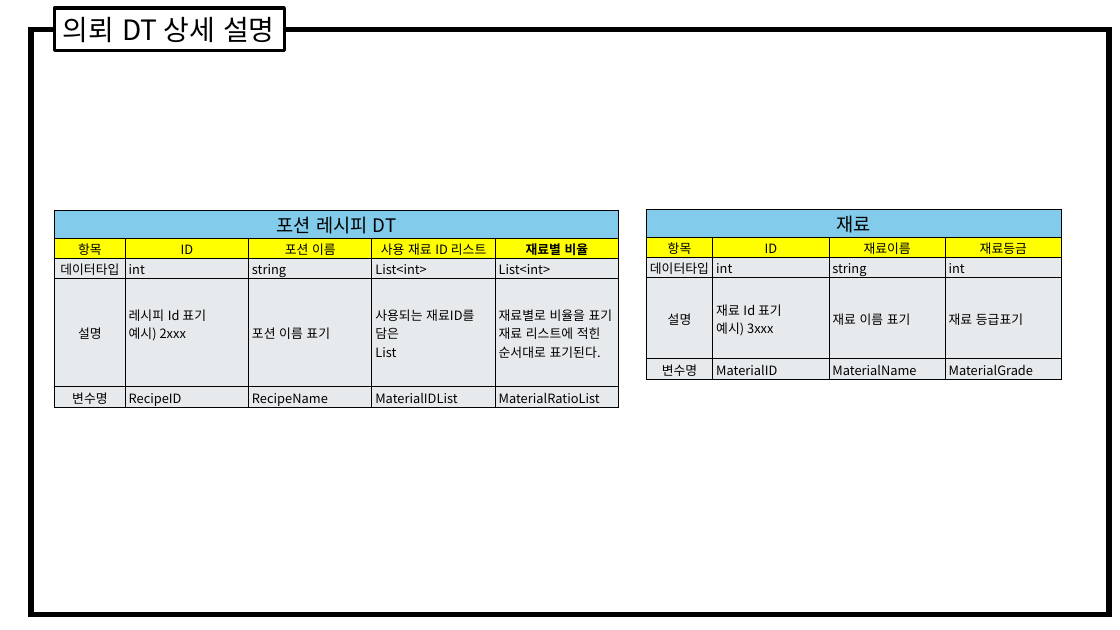
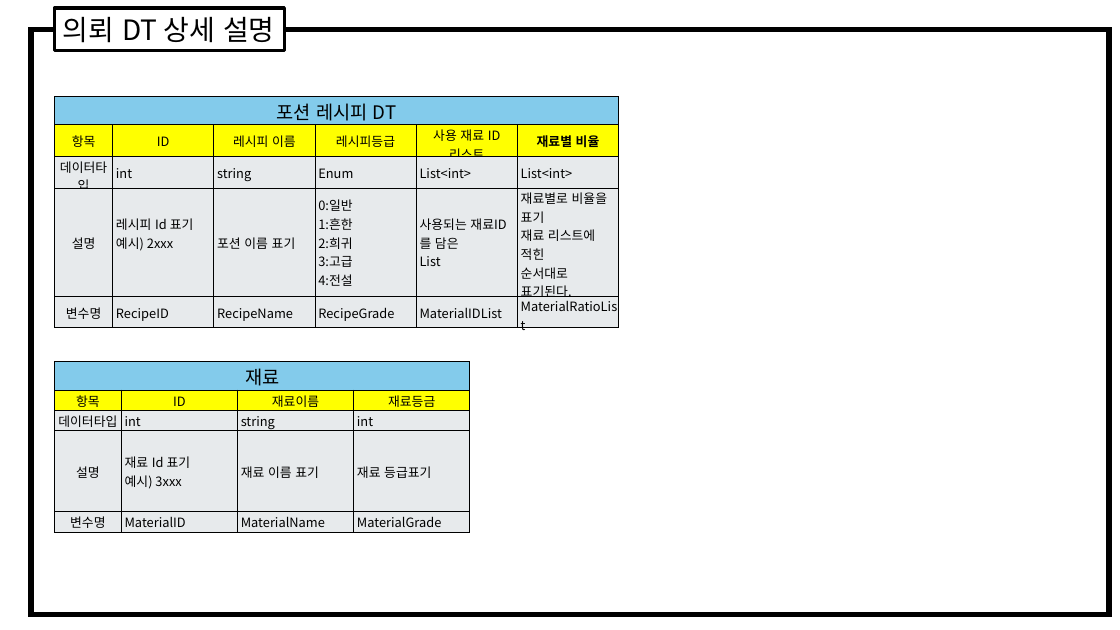
Before and after one commit to gws1017/BlackPotion, a slide deck: slide 6 of document/ProejectDT.pptx. Drawn at 1120x630 pixels with LibreOffice and Linux fonts; fonts in the diff are those of the drawing. Boxes give left, top, right and bottom in pixels: in the first picture for what was removed or moved away, otherwise in the second. Text is boxed around its words. In the diff, an @@ line names an element or a change of style, - is before the commit and + after.

```diff
--- a/document/ProejectDT.pptx
+++ b/document/ProejectDT.pptx
@@ table at <box>55,97,621,325</box> @@
-column 3:  | 포션 이름 | string | 포션 이름 표기 | RecipeName
+column 3:  | 레시피 이름 | string | 포션 이름 표기 | RecipeName
+column 4:  | 레시피등급 | Enum | 0:일반 / 1:흔한 / 2:희귀 / 3:고급 / 4:전설 | RecipeGrade
@@ table: place and size @@
-table at <box>55,210,619,410</box>
+table at <box>55,97,621,325</box>
@@ table: place and size @@
-table at <box>646,209,1060,380</box>
+table at <box>55,362,469,533</box>
```
Also in this commit, not shown: 1 slide added, 3 other files.
